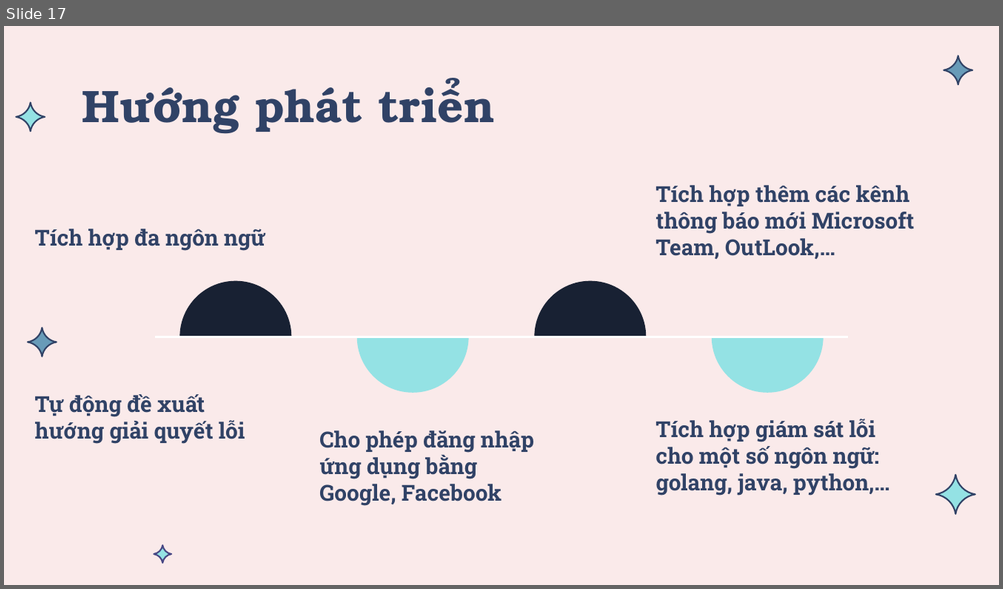
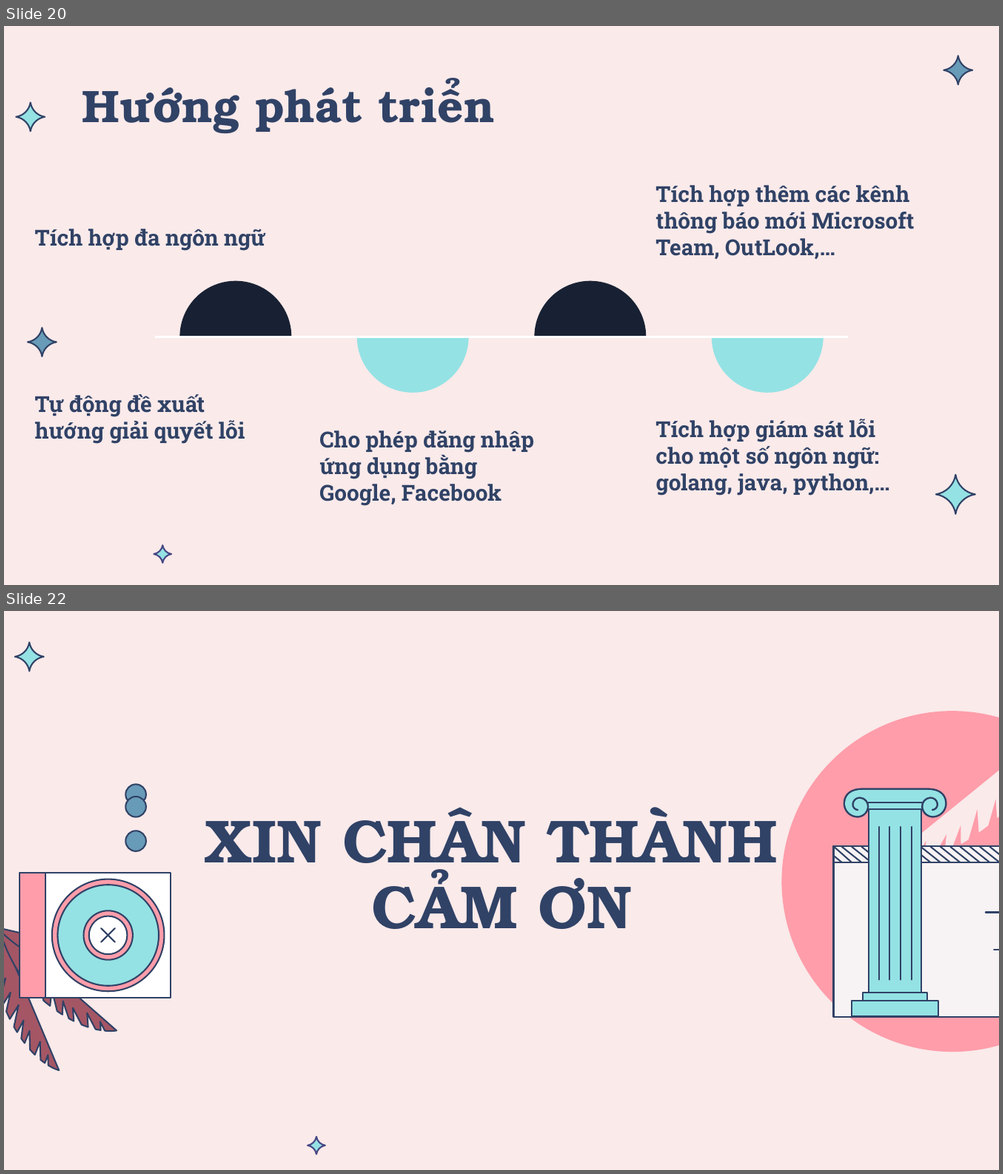
Before and after one commit to thanhhuydev77/ErrorMonitoring_Doc, a slide deck: Bao Cao/Slide_KLTN_17520568_17521258.pptx. Shown one above the other, each under a label of ours: slide 17 before the commit, slides 20 and 22 after it; the slides between them are not shown. The pictures are 1003x589 and 1003x1174 pixels, drawn with LibreOffice and Linux fonts; fonts in the diff are those of the drawing. Boxes give left, top, right and bottom in pixels: in the first picture for what was removed or moved away, otherwise in the second. Text is boxed around its words. In the diff, an @@ line names an element or a change of style, - is before the commit and + after.

```diff
--- a/Bao Cao/Slide_KLTN_17520568_17521258.pptx
+++ b/Bao Cao/Slide_KLTN_17520568_17521258.pptx
@@ slide 22 added at (x1=4, y1=611, x2=999, y2=1170), background #FAEAEA; not listed: 1 template element that a slide beside it also shows @@
@@ freeform shape added at (x1=15, y1=642, x2=44, y2=671), fill #94E2E4, outline #304266 1.11 pt @@
@@ freeform shape added at (x1=724, y1=654, x2=999, y2=1111), fill #FF9DAA @@
@@ freeform shape added at (x1=125, y1=784, x2=146, y2=805), fill #689BB8, outline #304266 1.11 pt @@
@@ freeform shape added at (x1=125, y1=797, x2=146, y2=818), fill #689BB8, outline #304266 1.11 pt @@
@@ title added at (x1=205, y1=807, x2=777, y2=929), 44 pt, text #304266, bold @@
+XIN CHÂN THÀNH
+CẢM ƠN
@@ freeform shape added at (x1=125, y1=831, x2=146, y2=851), fill #689BB8, outline #304266 1.11 pt @@
@@ freeform shape added at (x1=4, y1=926, x2=59, y2=1071), fill #A45665, outline #304266 1.11 pt @@
@@ freeform shape added at (x1=4, y1=927, x2=116, y2=1031), fill #A45665, outline #304266 1.11 pt @@
@@ freeform shape added at (x1=4, y1=928, x2=129, y2=969), fill #A45665, outline #304266 1.11 pt @@
@@ group added at (x1=20, y1=874, x2=170, y2=998): 6 freeform shapes @@
@@ group added at (x1=834, y1=847, x2=999, y2=1018): 22 freeform shapes @@
@@ group added at (x1=843, y1=789, x2=945, y2=1016): 10 freeform shapes, 2 ellipses @@
@@ freeform shape added at (x1=307, y1=1137, x2=325, y2=1155), fill #94E2E4, outline #474784 1.11 pt @@
@@ what was slide 17 is now slide 20 @@
```
Also in this commit, not shown: 3 slides changed, 4 other slides added, 1 slide removed, 1 other file.
